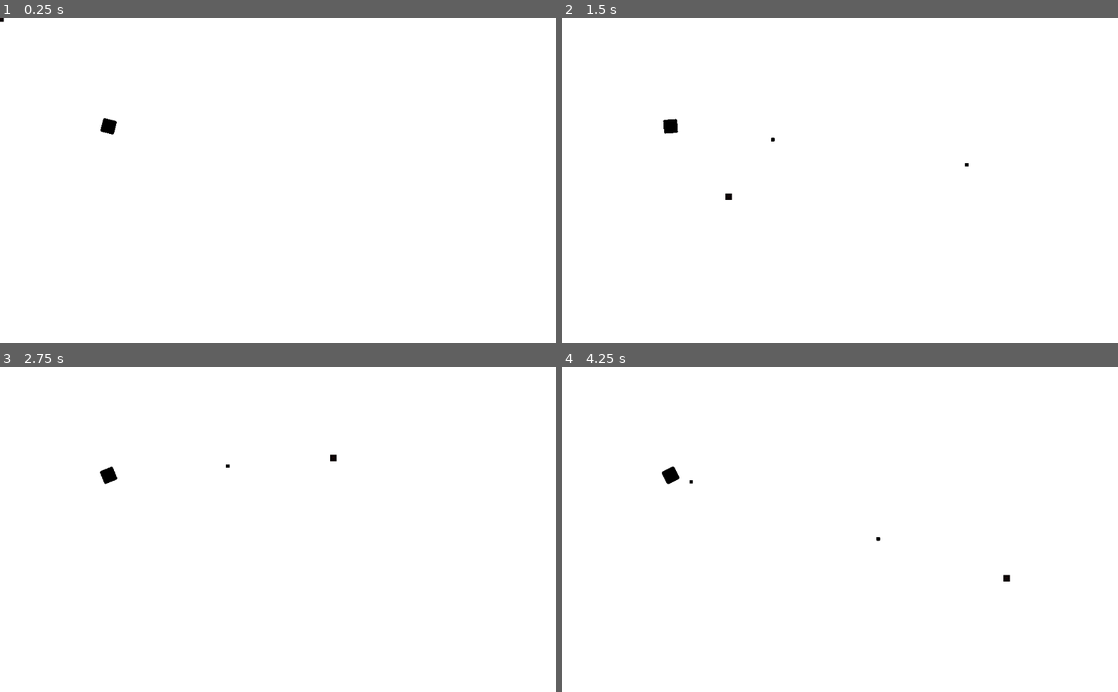
Above: before the commit, frames 1-4 (two rows, left to right).
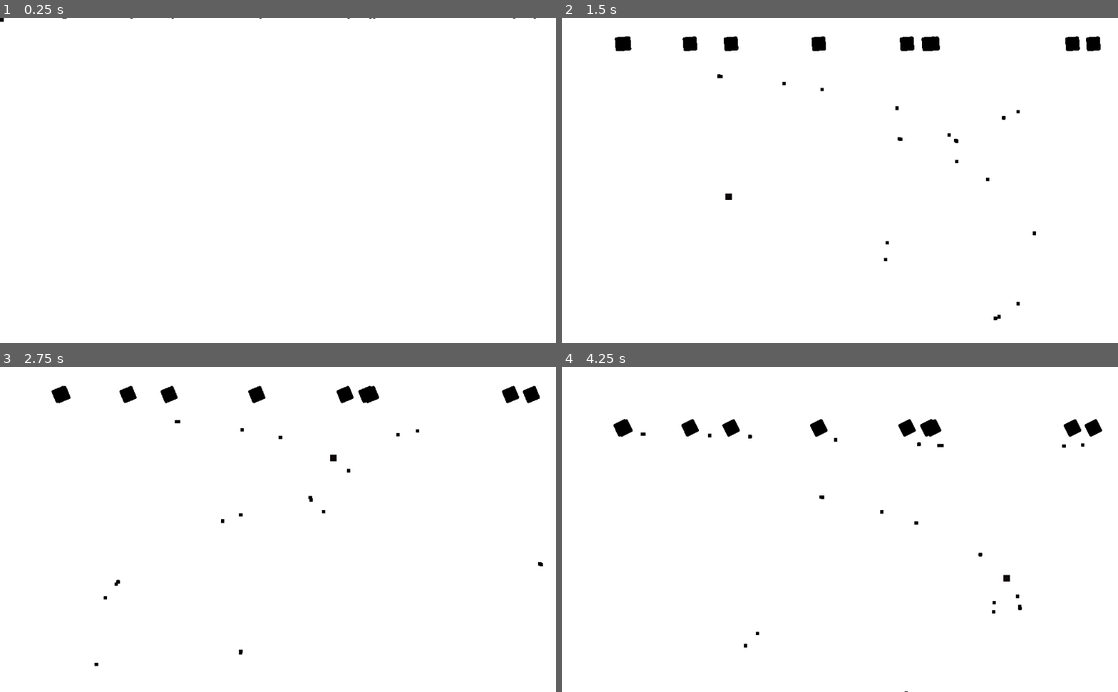
Above: after the commit, the same moments.

Repository: BrunoDG/Shmup_new
Game: Godot game, scene res://scenes/Game.tscn
The game is run twice, just before and just after one commit, with the same random seed, the same clock (stepped at 60 frames per second) and the same inputs. The engine's default icon, where the game draws it, is replaced by a stand-in: a white triangle on a blue panel in a dark square.
Inputs (mouse positions are in pixels of both pictures, inside the frame that each line leads up to):
- Up to frame 1 (0.25 s): no input
- Up to frame 2 (1.5 s): move the mouse to (962, 164) at 0.52 s; move the mouse to (728, 196) at 1.27 s
- Up to frame 3 (2.75 s): move the mouse to (333, 458) at 2.02 s
- Up to frame 4 (4.25 s): move the mouse to (812, 594) at 2.77 s; move the mouse to (1006, 578) at 3.52 s

The runs differ from the first frame. In frame 1, 0.1% of the frame differs, in the area x 11-97%, y 0-36%; in frame 2, 1.2%; in frame 3, 1.2%; in frame 4, 1.3%, in the area x 9-98%, y 16-100%.

Commit message:
Feat: Multiple enemies spawning at the screen now.

Diff:
--- a/scenes/Enemy.tscn
+++ b/scenes/Enemy.tscn
@@ -13,4 +13,6 @@
 
 [node name="Timer" type="Timer" parent="."]
 
+[node name="Move_Tween" type="Tween" parent="."]
+
 [connection signal="timeout" from="Timer" to="." method="timeout"]
--- a/scenes/Game.tscn
+++ b/scenes/Game.tscn
@@ -2,7 +2,7 @@
 
 [ext_resource path="res://scripts/Game.gd" type="Script" id=1]
 [ext_resource path="res://scenes/Player.tscn" type="PackedScene" id=2]
-[ext_resource path="res://scenes/Enemy.tscn" type="PackedScene" id=3]
+[ext_resource path="res://scripts/EnemySpawn.gd" type="Script" id=3]
 
 [node name="Game" type="Node2D"]
 script = ExtResource( 1 )
@@ -13,5 +13,5 @@
 
 [node name="Player" parent="." instance=ExtResource( 2 )]
 
-[node name="Enemy" parent="." instance=ExtResource( 3 )]
-position = Vector2( 200, 200 )
+[node name="EnemySpawn" type="Node2D" parent="."]
+script = ExtResource( 3 )
--- a/scripts/Enemy.gd
+++ b/scripts/Enemy.gd
@@ -4,19 +4,24 @@
 # Declare member variables here. Examples:
 # var a = 2
 # var b = "text"
-var bullet_node = load("res://scenes/Bullet.tscn")
+onready var bullet_node = load("res://scenes/Bullet.tscn")
 
-onready var player = get_parent().get_node("Player")
+onready var player = get_parent().get_parent().get_node("Player")
+
+
 
 # Called when the node enters the scene tree for the first time.
 func _ready():
 	$Timer.set_wait_time(.6)
 	$Timer.start()
-
+	var target = Vector2(self.position.x, self.position.y + 100)
+	$Move_Tween.interpolate_property(self, "position", position, target, 3, Tween.TRANS_QUINT, Tween.EASE_OUT)
+	$Move_Tween.start()
 
 # Called every frame. 'delta' is the elapsed time since the previous frame.
 func _process(delta):
 	rotate(delta)
+	position.y += 50 * delta
 
 func spawn_bullets():
 	var b1 = bullet_node.instance()
--- /dev/null
+++ b/scripts/EnemySpawn.gd
@@ -0,0 +1,17 @@
+extends Node2D
+
+var enemy_node = load("res://scenes/ENemy.tscn")
+# Called when the node enters the scene tree for the first time.
+func _ready():
+	for i in range(10):
+		var enemy = enemy_node.instance()
+		randomize()
+		enemy.position.x = rand_range(100,1000)
+		enemy.position.y = -50
+		add_child(enemy)
+
+
+
+# Called every frame. 'delta' is the elapsed time since the previous frame.
+#func _process(delta):
+#	pass
